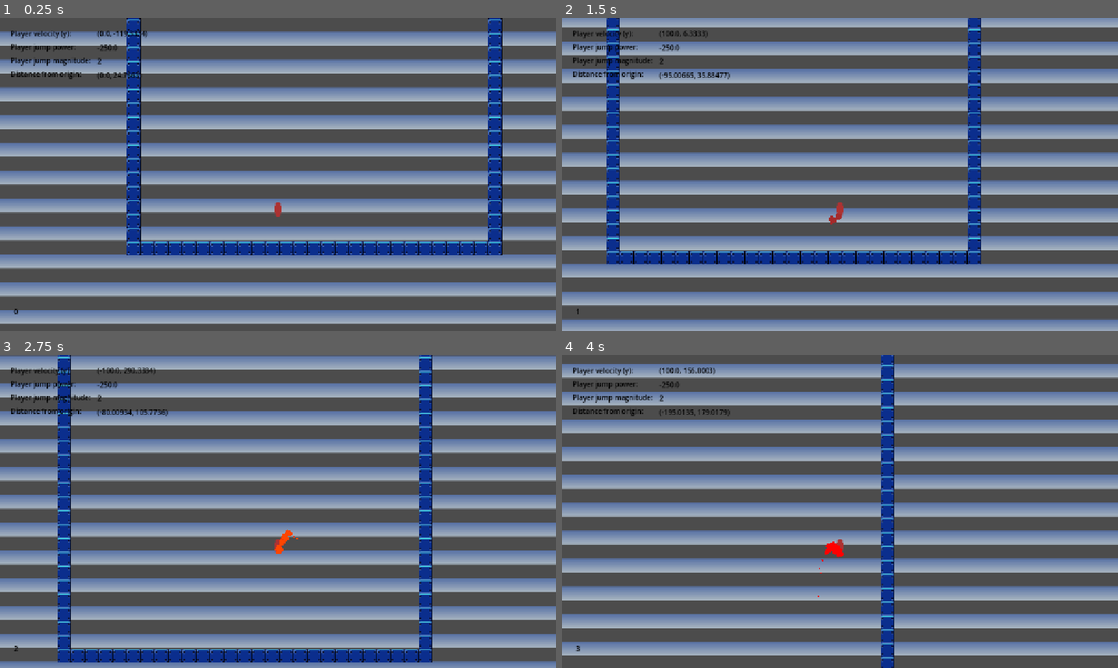
Above: before the commit, frames 1-4 (two rows, left to right).
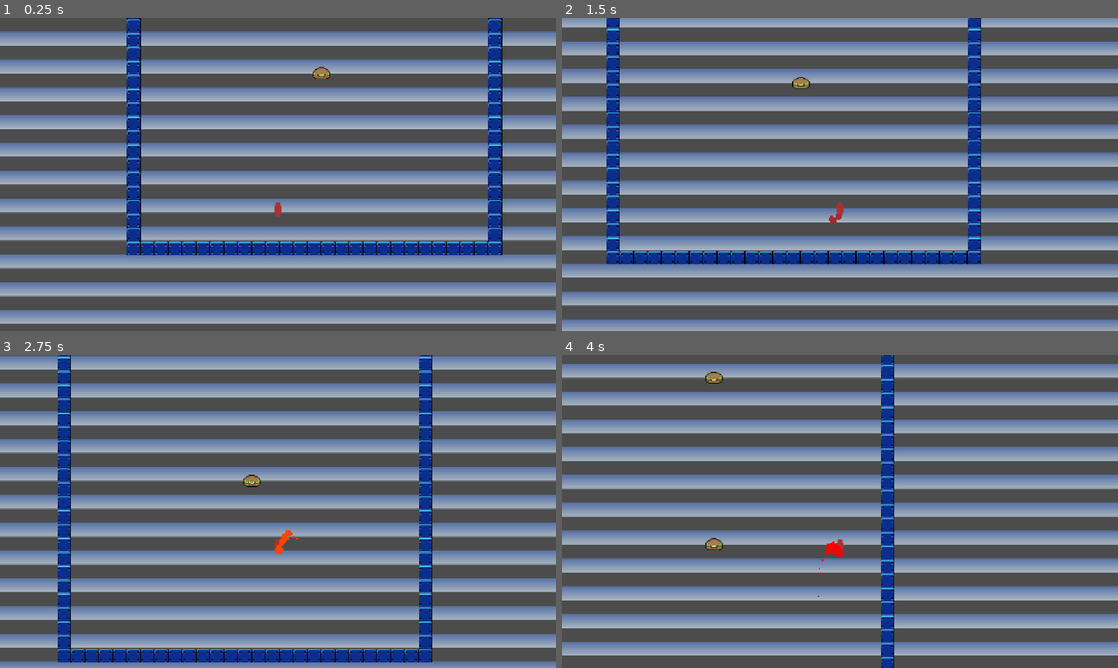
Above: after the commit, the same moments.

Repository: 20lux/gds5_prototype
Game: Godot game, scene res://scenes/levels/prototype_level.tscn
Same seed, same stepped clock (60 frames per second), same inputs: the game is played once before the commit and once after it. A sky picture missing from this copy of the repository is replaced by a grey-blue gradient.
Inputs:
- Up to frame 1 (0.25 s): no input
- Up to frame 2 (1.5 s): hold Space (jump) 0.53-1.28 s; hold Right (right) from 0.53 s (still down); tap Space (jump) at 1.35 s
- Up to frame 3 (2.75 s): tap Space (jump) at 1.52, 1.82 s; release Right (right) at 2.03 s; hold Left (left) from 2.03 s (still down); hold Space (jump) from 2.03 s (still down)
- Up to frame 4 (4 s): release Left (left) at 2.78 s; release Space (jump) at 2.78 s; hold Right (right) from 2.78 s (still down); tap Space (jump) at 2.85, 3.02, 3.32 s; hold Space (jump) from 3.53 s (still down)

The runs differ from the first frame. In frame 1, 0.8% of the frame differs, in the area x 2-60%, y 4-95%; in frame 2, 0.9%; in frame 3, 0.9%; in frame 4, 1.0%, in the area x 2-31%, y 4-95%.

Commit message:
revised level

Diff:
--- a/scenes/levels/prototype_level.tscn
+++ b/scenes/levels/prototype_level.tscn
@@ -223,18 +223,72 @@
 [node name="BouncingPlatform" parent="." unique_id=221566995 instance=ExtResource("7_av42w")]
 position = Vector2(616, -1000)
 
+[node name="BouncingPlatform11" parent="." unique_id=1519391558 instance=ExtResource("7_av42w")]
+position = Vector2(736, 512)
+
+[node name="BouncingPlatform12" parent="." unique_id=1143051371 instance=ExtResource("7_av42w")]
+position = Vector2(736, 320)
+
+[node name="BouncingPlatform13" parent="." unique_id=1749940068 instance=ExtResource("7_av42w")]
+position = Vector2(736, 128)
+
+[node name="BouncingPlatform14" parent="." unique_id=1442287511 instance=ExtResource("7_av42w")]
+position = Vector2(736, -704)
+
+[node name="BouncingPlatform15" parent="." unique_id=1833759731 instance=ExtResource("7_av42w")]
+position = Vector2(672, -832)
+
+[node name="BouncingPlatform16" parent="." unique_id=33205969 instance=ExtResource("7_av42w")]
+position = Vector2(800, -832)
+
+[node name="BouncingPlatform17" parent="." unique_id=637329945 instance=ExtResource("7_av42w")]
+position = Vector2(736, -216)
+
 [node name="BouncingPlatform2" parent="." unique_id=1093629990 instance=ExtResource("7_av42w")]
 position = Vector2(840, -1000)
 
 [node name="BouncingPlatform4" parent="." unique_id=1262272926 instance=ExtResource("7_av42w")]
 position = Vector2(568, -2536)
 
+[node name="BouncingPlatform21" parent="." unique_id=1360041691 instance=ExtResource("7_av42w")]
+position = Vector2(568, -2624)
+
+[node name="BouncingPlatform22" parent="." unique_id=1169845047 instance=ExtResource("7_av42w")]
+position = Vector2(888, -2624)
+
+[node name="BouncingPlatform23" parent="." unique_id=12608890 instance=ExtResource("7_av42w")]
+position = Vector2(888, -2880)
+
+[node name="BouncingPlatform24" parent="." unique_id=2113275936 instance=ExtResource("7_av42w")]
+position = Vector2(568, -2880)
+
+[node name="BouncingPlatform25" parent="." unique_id=594036807 instance=ExtResource("7_av42w")]
+position = Vector2(736, -3368)
+
+[node name="BouncingPlatform26" parent="." unique_id=181943171 instance=ExtResource("7_av42w")]
+position = Vector2(736, -3584)
+
+[node name="BouncingPlatform27" parent="." unique_id=690593521 instance=ExtResource("7_av42w")]
+position = Vector2(736, -4224)
+
+[node name="BouncingPlatform28" parent="." unique_id=790845430 instance=ExtResource("7_av42w")]
+position = Vector2(736, -4736)
+
 [node name="BouncingPlatform5" parent="." unique_id=1089076884 instance=ExtResource("7_av42w")]
 position = Vector2(888, -2536)
 
 [node name="BouncingPlatform3" parent="." unique_id=451791228 instance=ExtResource("7_av42w")]
 position = Vector2(728, -1536)
 
+[node name="BouncingPlatform18" parent="." unique_id=2047127842 instance=ExtResource("7_av42w")]
+position = Vector2(728, -1280)
+
+[node name="BouncingPlatform19" parent="." unique_id=1638276060 instance=ExtResource("7_av42w")]
+position = Vector2(728, -1792)
+
+[node name="BouncingPlatform20" parent="." unique_id=57974337 instance=ExtResource("7_av42w")]
+position = Vector2(728, -2296)
+
 [node name="BouncingPlatform6" parent="." unique_id=1999771825 instance=ExtResource("7_av42w")]
 position = Vector2(648, -4472)
 
@@ -244,6 +298,12 @@
 [node name="BouncingPlatform8" parent="." unique_id=1044065920 instance=ExtResource("7_av42w")]
 position = Vector2(728, -5368)
 
+[node name="BouncingPlatform29" parent="." unique_id=995228561 instance=ExtResource("7_av42w")]
+position = Vector2(640, -6656)
+
+[node name="BouncingPlatform30" parent="." unique_id=1585538343 instance=ExtResource("7_av42w")]
+position = Vector2(832, -6656)
+
 [node name="BouncingPlatform9" parent="." unique_id=1869953473 instance=ExtResource("7_av42w")]
 position = Vector2(696, -6328)
 
@@ -251,6 +311,7 @@
 position = Vector2(760, -6328)
 
 [node name="CanvasLayer" type="CanvasLayer" parent="." unique_id=86649483]
+visible = false
 
 [node name="PauseMenu" parent="CanvasLayer" unique_id=909740561 instance=ExtResource("9_cx7x2")]
 
--- a/scripts/player.gd
+++ b/scripts/player.gd
@@ -45,9 +45,10 @@
 			elif jumpNum == 3:
 				jet_particles.color = Color.RED
 				jet_particles.amount += 2
-			elif jumpNum == 4:
-				jet_particles.color = Color.PINK
-				jet_particles.amount += 2
+			elif jumpNum == 4 and Input.is_action_pressed("jump"):
+					velocity.y = -10
+					jet_particles.color = Color.BLACK
+					jet_particles.amount += 2
 			else:
 				jet_particles.color = Color.DARK_GRAY
 				jet_particles.amount = 3
